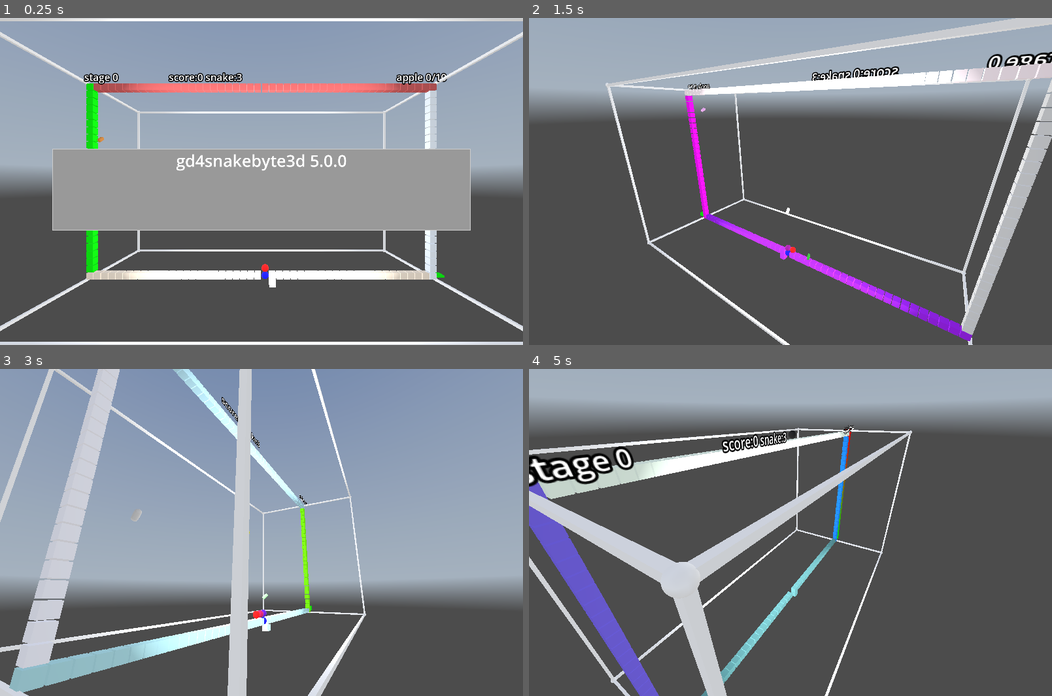
Above: before the commit, frames 1-4 (two rows, left to right).
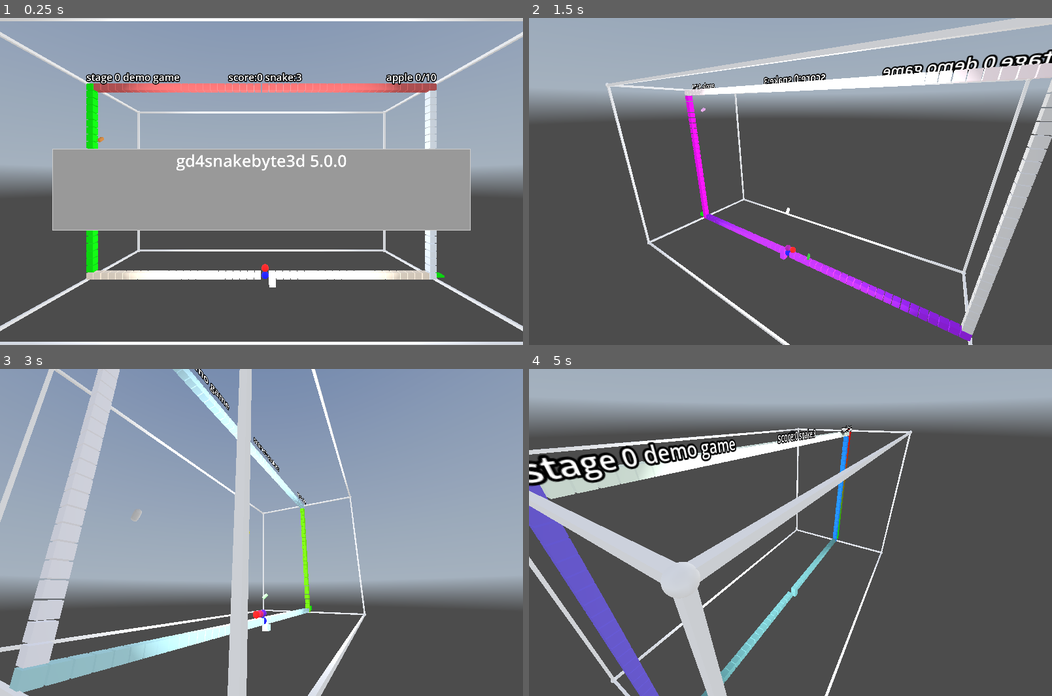
Above: after the commit, the same moments.

Repository: kasworld/gd4snakebyte3d
Game: Godot game, scene res://main.tscn
Same seed, same stepped clock (60 frames per second), same inputs: the game is played once before the commit and once after it. A sky picture missing from this copy of the repository is replaced by a grey-blue gradient.
Inputs (mouse positions are in pixels of both pictures, inside the frame that each line leads up to):
- Up to frame 1 (0.25 s): no input
- Up to frame 2 (1.5 s): tap Enter at 0.5 s; move the mouse to (905, 165) at 0.52 s; hold Right 0.53-1.28 s; tap Space at 0.6, 0.77, 1.07 s; click (905, 165) at 0.67 s; move the mouse to (685, 197) at 1.27 s; hold Down from 1.28 s (still down); tap Q at 1.35 s
- Up to frame 3 (3 s): tap Space at 1.52, 1.55, 1.82, 2.3 s; move the mouse to (313, 460) at 2.02 s; release Down at 2.03 s; hold Right 2.03-2.78 s; tap E at 2.1 s; move the mouse to (235, 597) at 2.77 s; hold Up from 2.78 s (still down); tap Enter at 2.85 s; click (235, 597) at 2.92 s
- Up to frame 4 (5 s): tap Space at 3.02, 3.05, 3.32, 3.6, 3.77, 4.07, 4.52, 4.55, 4.82 s; move the mouse to (947, 581) at 3.52 s; release Up at 3.53 s; hold Left from 3.53 s (still down); move the mouse to (633, 483) at 4.27 s; tap Q at 4.35 s

The runs differ from the first frame. In frame 1, 1.2% of the frame differs, in the area x 16-86%, y 16-21%; in frame 2, 1.3%; in frame 3, 0.2%; in frame 4, 2.5%, in the area x 0-63%, y 17-36%.

Commit message:
align info label

Diff:
--- a/main.gd
+++ b/main.gd
@@ -53,8 +53,8 @@
 	#gc.get_camera_light().get_light().visible = false
 	gc.show_wall_box(false)
 	#gc.lights.set_light_energy(10, BitFlag.MakeFilledFlags( $GlassCabinet.lights.get_size() ))
-	new_game()
-func new_game() -> void:
+	new_snakebytegame()
+func new_snakebytegame() -> void:
 	game_info = {
 		"score" : 0,
 		"snake" : SBStage.SnakeLife,
@@ -70,10 +70,10 @@
 		$"왼쪽패널/Label".text = ""
 func end_demo_start_game() -> void:
 	set_demo_mode(false)
-	new_game()
+	new_snakebytegame()
 func game_over() -> void:
 	set_demo_mode(true)
-	new_game()
+	new_snakebytegame()
 func start_stage() -> void:
 	if stage != null :
 		stage.queue_free()
--- a/snake_byte/stage.gd
+++ b/snake_byte/stage.gd
@@ -51,21 +51,26 @@
 
 func _to_string() -> String:
 	return "SBStage%d %s" % [game_info]
+func update_info() -> void:
+	$AppleInfo.text = "apple %d/%d" % [apple_eat_count, apple_end_count]
+	$SnakeInfo.text = "score:%d snake:%d" % [game_info.score, game_info.snake]
+	var demomode := ""
+	if game_info.demo_mode:
+		demomode = "demo game"
+	$StageInfo.text = "stage %d %s" % [game_info.stage_number, demomode]
 
 func init(sz :Vector3, gameinfo :Dictionary) -> SBStage:
 	cabinet_size = sz
 	tile_size = Vector3(cabinet_size.x / SBWalls.FieldSize.x, cabinet_size.y / SBWalls.FieldSize.y, cabinet_size.y / SBWalls.FieldSize.y )
 	game_info = gameinfo
 
-	$StageInfo.text = "stage %d" % game_info.stage_number
-	$StageInfo.position = pos2d_to_pos3d(2,SBWalls.FieldSize.y, tile_size.z)
-	$SnakeInfo.position = pos2d_to_pos3d(SBWalls.FieldSize.x /3,SBWalls.FieldSize.y, tile_size.z)
-	$AppleInfo.position = pos2d_to_pos3d(SBWalls.FieldSize.x - 3,SBWalls.FieldSize.y, tile_size.z)
+	$StageInfo.position = pos2d_to_pos3d(0, SBWalls.FieldSize.y, tile_size.z)
+	$SnakeInfo.position = pos2d_to_pos3d(SBWalls.FieldSize.x / 2, SBWalls.FieldSize.y, tile_size.z)
+	$AppleInfo.position = pos2d_to_pos3d(SBWalls.FieldSize.x -1, SBWalls.FieldSize.y, tile_size.z)
 	$StageInfo.pixel_size = tile_size.y /24
 	$SnakeInfo.pixel_size = tile_size.y /24
 	$AppleInfo.pixel_size = tile_size.y /24
-	update_apple_info()
-	update_snake_info()
+	update_info()
 	$FrameTimer.wait_time = SBStage.FrameTime
 	apple_end_count = SBStage.AppleCountPerStage
 
@@ -74,10 +79,6 @@
 	gauge.position = pos2d_to_pos3d(SBWalls.FieldSize.x, 0)
 	add_child(gauge)
 	new_snake()
-	return self
-
-func set_demo_mode(b :bool) -> SBStage:
-	game_info.demo_mode = b
 	return self
 
 func new_snake() -> SBStage:
@@ -101,8 +102,7 @@
 		$Walls.open_goalpos()
 	else:
 		add_apple()
-	update_apple_info()
-	update_snake_info()
+	update_info()
 	snake = preload("res://snake_byte/snake/snake.tscn").instantiate()
 	add_child(snake)
 	snake.connect("eat_apple", snake_eat_apple)
@@ -116,12 +116,6 @@
 	game_info.snake -= 1
 	snake_dead.emit()
 
-func update_apple_info() -> void:
-	$AppleInfo.text = "apple %d/%d" % [apple_eat_count, apple_end_count]
-
-func update_snake_info() -> void:
-	$SnakeInfo.text = "score:%d snake:%d" % [game_info.score, game_info.snake]
-
 func snake_eat_apple(pos :Vector2i) -> void:
 	var ap = field.get_at(pos)
 	assert(ap is SBApple, "eat not apple %s %s" %[ ap, pos])
@@ -130,8 +124,7 @@
 	apple_eat_count += 1
 	game_info.score += SBStage.ScorePerApple
 	snake_step_after_eat = 0
-	update_apple_info()
-	update_snake_info()
+	update_info()
 	if all_apple_eaten():
 		$Walls.open_goalpos()
 		return
@@ -182,7 +175,7 @@
 		for i in SBStage.AppleIncOnStepOver:
 			add_apple()
 		apple_end_count += SBStage.AppleIncOnStepOver
-		update_apple_info()
+		update_info()
 	snake.dest_body_len += SBStage.SankeLenInc
 
 func _on_frame_timer_timeout() -> void:
--- a/snake_byte/stage.tscn
+++ b/snake_byte/stage.tscn
@@ -14,9 +14,11 @@
 
 [node name="StageInfo" type="Label3D" parent="."]
 pixel_size = 0.05
+horizontal_alignment = 0
 
 [node name="AppleInfo" type="Label3D" parent="."]
 pixel_size = 0.05
+horizontal_alignment = 2
 
 [node name="SnakeInfo" type="Label3D" parent="."]
 pixel_size = 0.05
